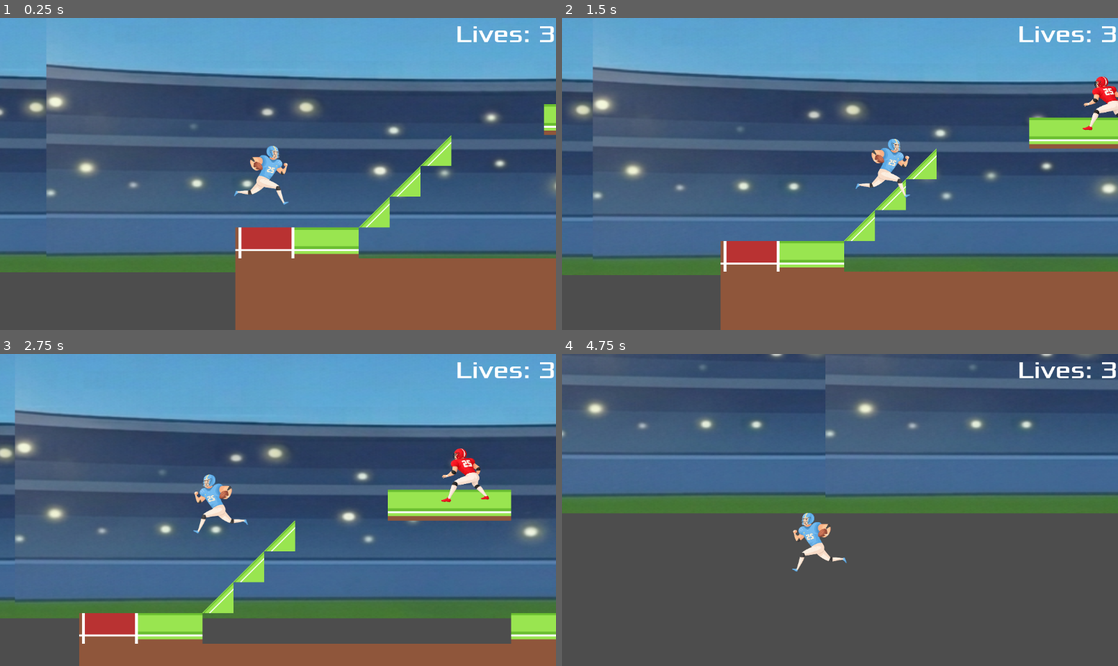
Above: before the commit, frames 1-4 (two rows, left to right).
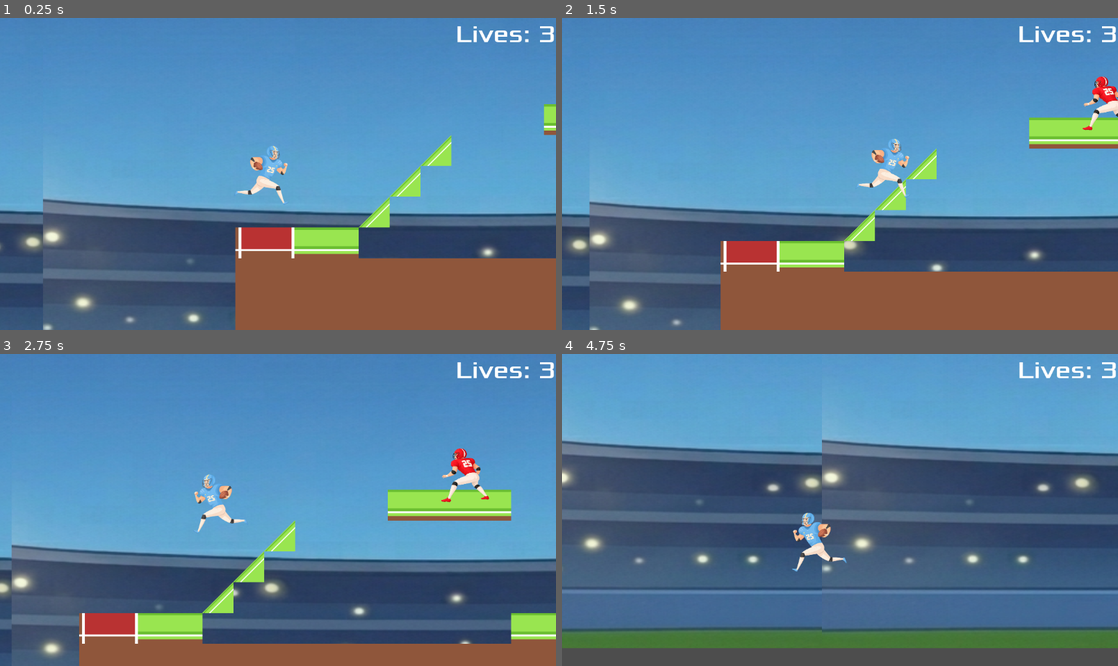
Above: after the commit, the same moments.

Repository: Hunter-Canole/Final-Project-Game-Dev
Game: Godot game, scene res://lvl_2.tscn
Same seed, same stepped clock (60 frames per second), same inputs: the game is played once before the commit and once after it. This scene is started directly instead of the project's main scene.
Inputs:
- Up to frame 1 (0.25 s): no input
- Up to frame 2 (1.5 s): tap Enter (ui_accept) at 0.5, 0.77 s; hold Shift 0.53-1.28 s; hold Right (ui_right) from 0.53 s (still down); tap Shift at 1.35 s
- Up to frame 3 (2.75 s): tap Enter (ui_accept) at 1.52 s; release Right (ui_right) at 2.03 s; hold Left (ui_left) from 2.03 s (still down); hold Shift from 2.03 s (still down)
- Up to frame 4 (4.75 s): release Left (ui_left) at 2.78 s; release Shift at 2.78 s; hold Right (ui_right) 2.78-4.28 s; tap Shift at 2.85, 4.35 s; tap Enter (ui_accept) at 3.02, 3.77, 4.52 s; hold Shift 3.53-4.28 s; hold Left (ui_left) from 4.28 s (still down)

The runs differ from the first frame. In frame 1, 80% of the frame differs, in the area x 0-100%, y 0-100%; in frame 2, 78%; in frame 3, 84%; in frame 4, 90%, in the area x 0-100%, y 0-95%.

Commit message:
Moved the background to correct spot

Diff:
--- a/final-project-game-dev/lvl_2.tscn
+++ b/final-project-game-dev/lvl_2.tscn
@@ -21,7 +21,7 @@
 motion_mirroring = Vector2(560, 0)
 
 [node name="Sprite2D" type="Sprite2D" parent="ParallaxBackground/ParallaxLayer"]
-position = Vector2(-2.000002, -343.99997)
+position = Vector2(-9.000001, -63.99997)
 scale = Vector2(3.3964288, 2.3242574)
 texture = ExtResource("2_tmnqu")
 centered = false
Not shown: 1 places in final-project-game-dev/lvl_5.tscn that only renumber resources
